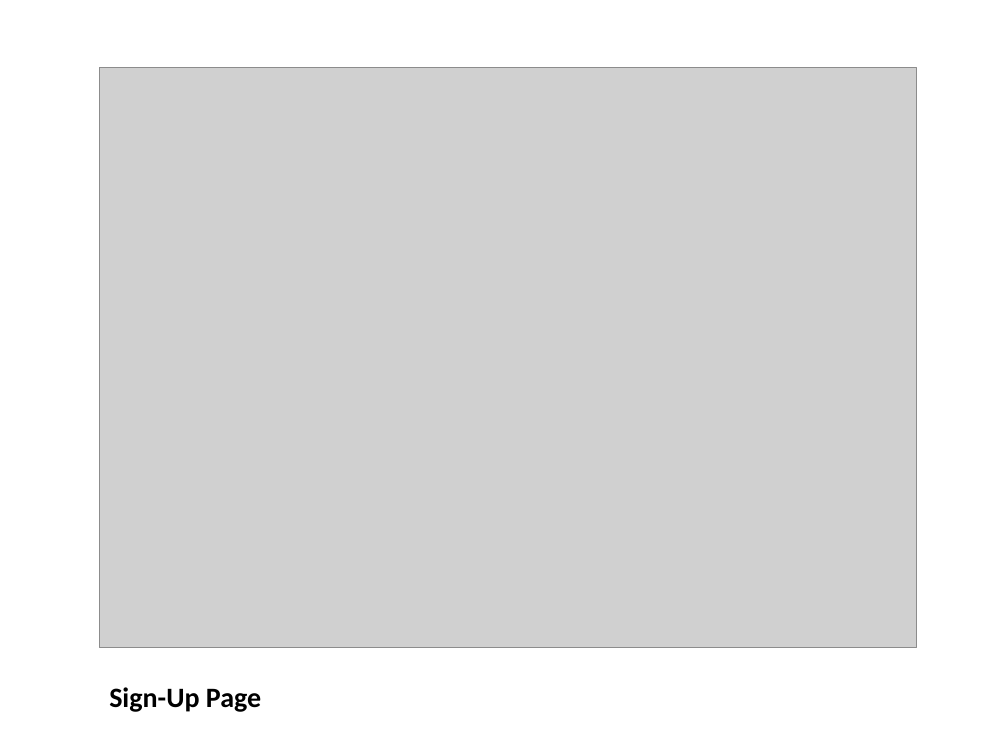
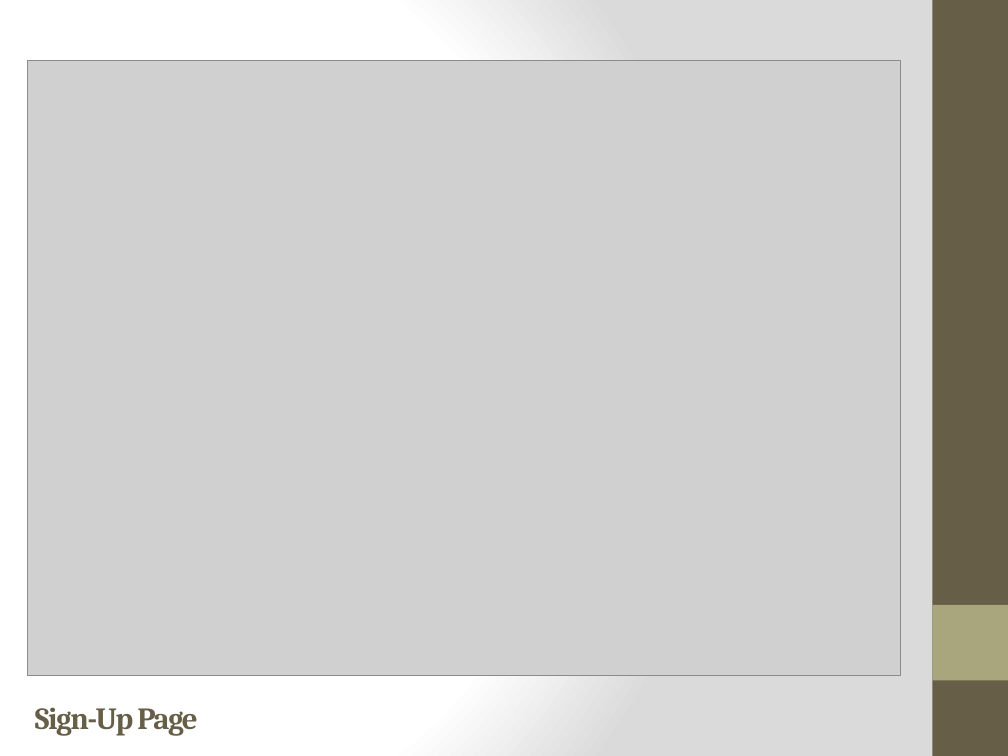
Before and after one commit to abhiyankgoyal/internshipProject, a slide deck: slide 10 of Internship Presentation.pptx (slide 9 before the commit). Drawn at 1008x756 pixels with LibreOffice and Linux fonts; fonts in the diff are those of the drawing; grey boxes stand for pictures; background and template pictures are left out. Boxes give left, top, right and bottom in pixels: in the first picture for what was removed or moved away, otherwise in the second. Text is boxed around its words. In the diff, an @@ line names an element or a change of style, - is before the commit and + after.

```diff
--- a/Internship Presentation.pptx
+++ b/Internship Presentation.pptx
@@ background #FFFFFF to gradient #FFFFFF to #DADADA @@
@@ rectangle added at (932,0,1008,756), fill #675E47 @@
@@ picture: place and size @@
-picture at (99,68,916,648)
+picture at (28,60,901,676)
@@ rectangle added at (932,605,1008,680), fill #A9A57C @@
@@ title "Sign-Up Page": place and size @@
-title "Sign-Up Page" at (109,687,261,712)
+title "Sign-Up Page" at (35,707,198,736)
@@ title "Sign-Up Page" at (35,707,198,736): size 20 to 22 pt, font Calibri to Cambria, text colour #000000 to #675E47, letter spacing 0 to -1 pt @@
```
Also in this commit, not shown: 16 other slides changed, 6 slides added, 4 slides removed.
